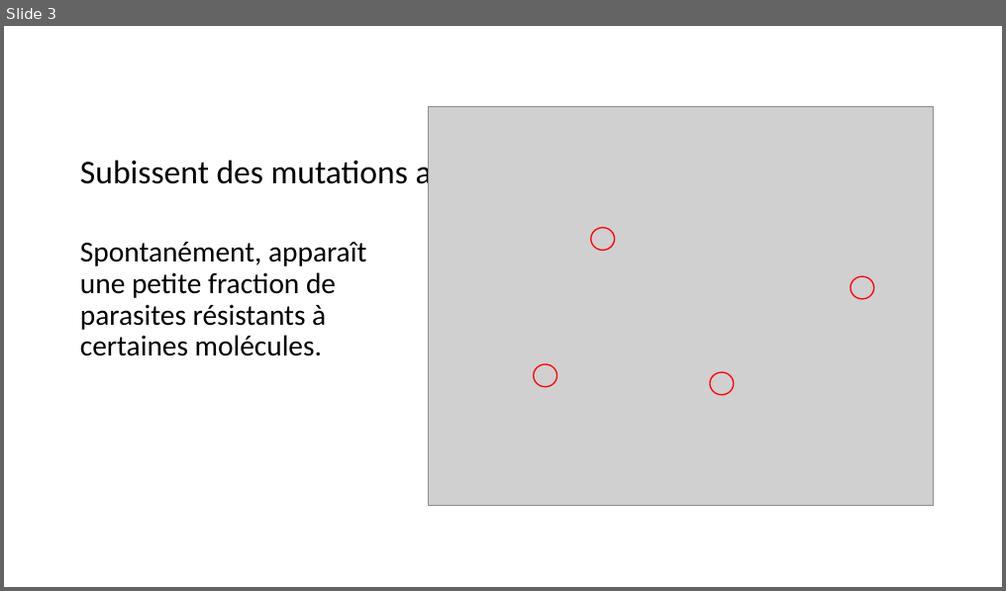
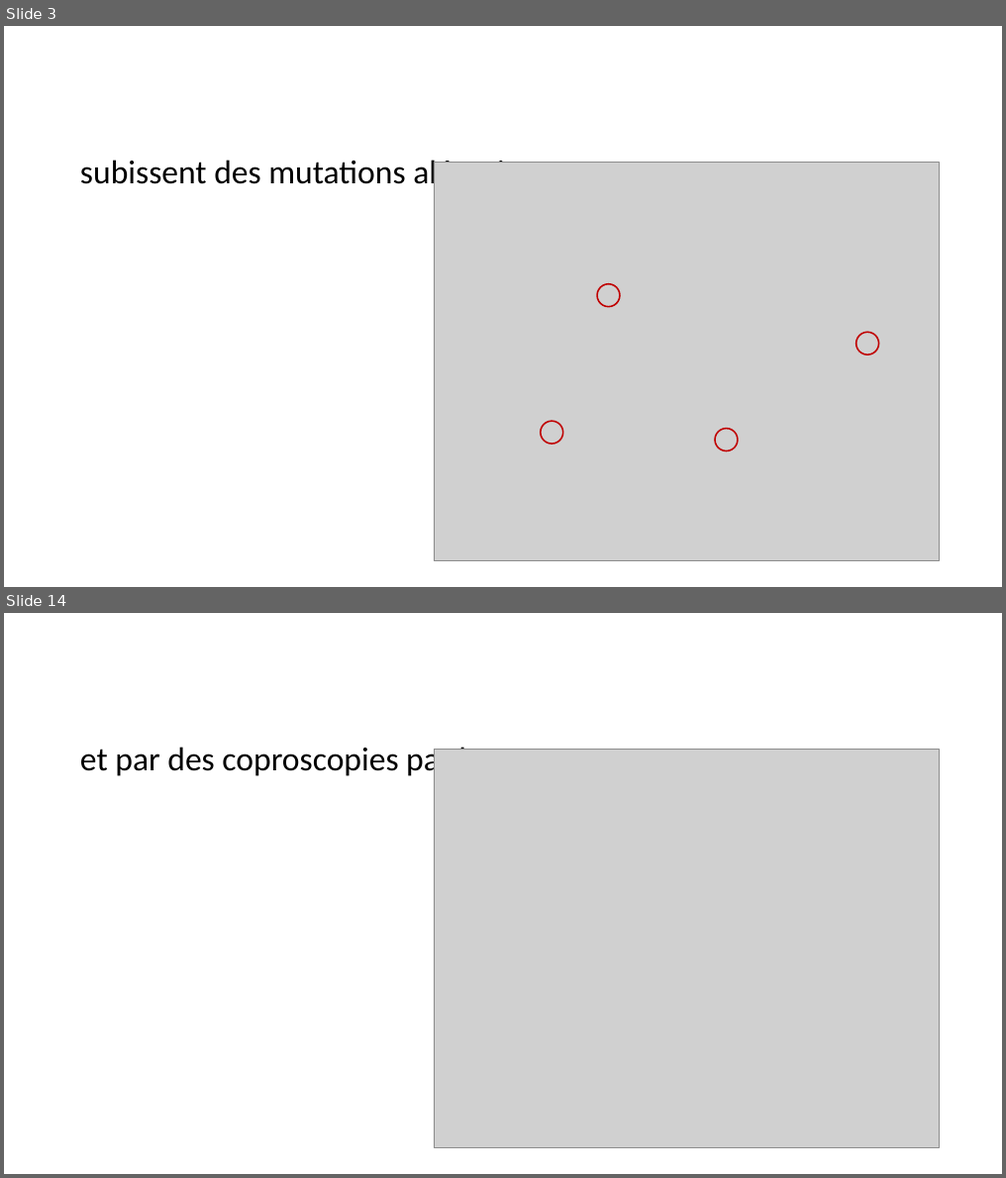
Before and after one commit to michelange2008/parasitlab, a slide deck: storage/app/public/img/resist/Resistance.pptx. Shown one above the other, each under a label of ours: slide 3 before the commit, slides 3 and 14 after it; the slides between them are not shown. The pictures are 1006x591 and 1006x1178 pixels, drawn with LibreOffice and Linux fonts; fonts in the diff are those of the drawing; grey boxes stand for pictures. Boxes give left, top, right and bottom in pixels: in the first picture for what was removed or moved away, otherwise in the second. Text is boxed around its words. In the diff, an @@ line names an element or a change of style, - is before the commit and + after.

```diff
--- a/storage/app/public/img/resist/Resistance.pptx
+++ b/storage/app/public/img/resist/Resistance.pptx
@@ slide 14 added at <box>4,613,1002,1174</box>, background #FFFFFF @@
@@ title added at <box>80,743,495,778</box>, 32 pt, text #000000 @@
+et par des coproscopies par lot
@@ picture added at <box>434,750,939,1149</box> @@
@@ slide 3 changed as well @@
@@ title at <box>80,156,546,191</box>: text changed @@
-Subissent des mutations aléatoires
+subissent des mutations aléatoires
@@ text removed at <box>80,242,366,357</box> @@
-Spontanément, apparaît une petite fraction de parasites résistants à certaines molécules.
@@ ellipse: place and size @@
-ellipse at <box>591,227,615,250</box>
+ellipse at <box>597,284,620,307</box>
@@ 3 ellipses, 1 picture: place and size @@
-3 ellipses, 1 picture at <box>429,107,934,506</box>
+3 ellipses, 1 picture at <box>434,163,939,562</box>
@@ outline #FF0000 1.25 pt to #C00000 1.5 pt in 4 elements at <box>856,332,879,355</box>, <box>715,429,738,452</box>, <box>597,284,620,307</box>, <box>541,421,563,444</box> @@
```
Also in this commit, not shown: 3 other slides changed, 12 other slides added, 3 slides removed, 12 other files.
